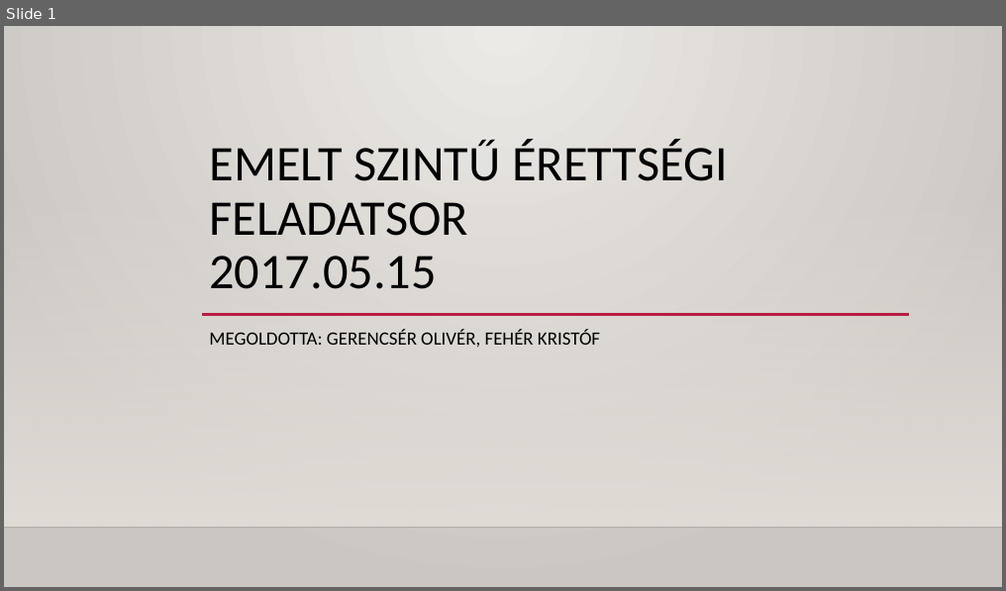
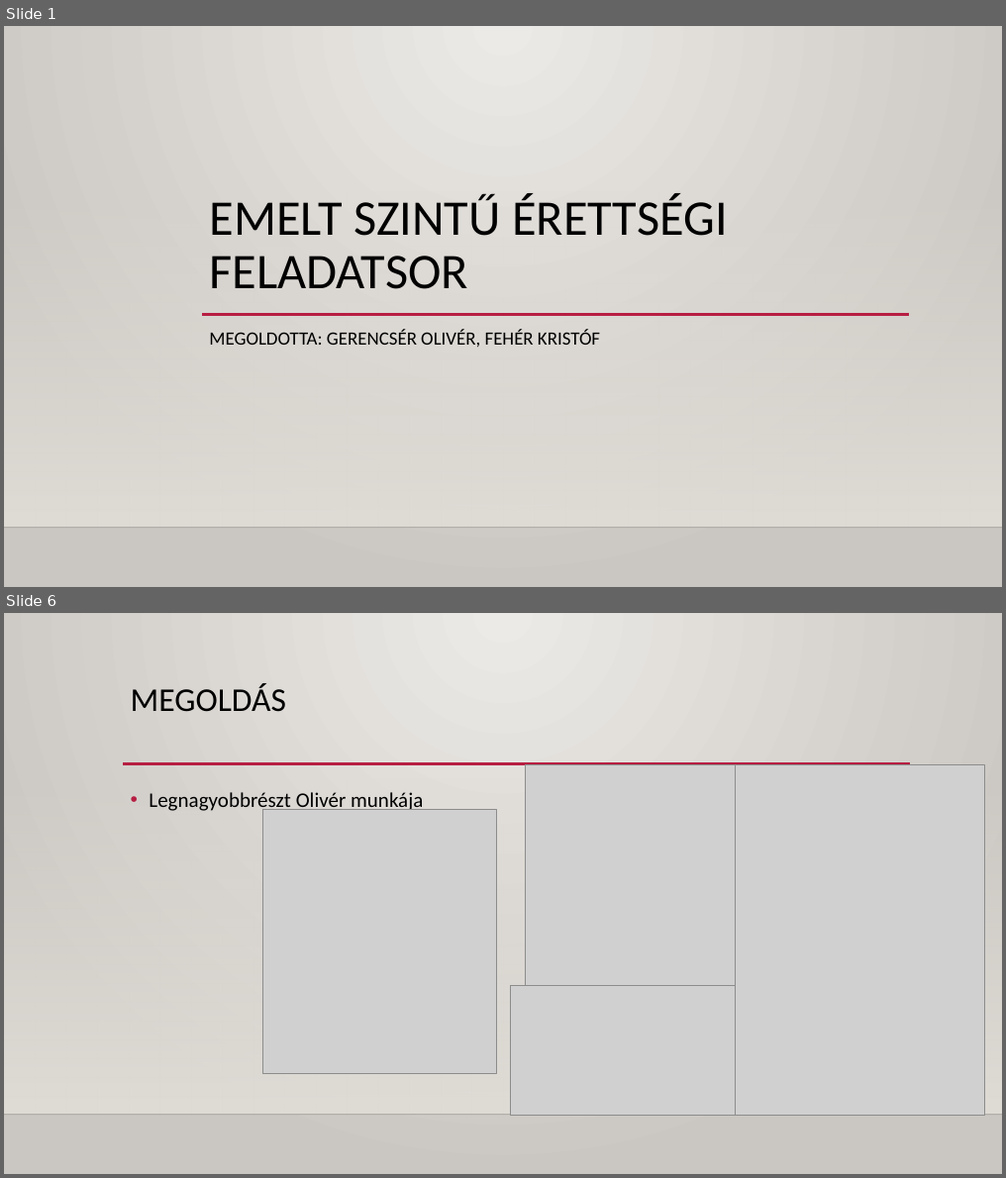
Before and after one commit to GerencserOliver/Proj1-Furdo-10A_D, a slide deck: Proj1-Furdo-10A_D.pptx. Shown one above the other, each under a label of ours: slide 1 before the commit, slides 1 and 6 after it; the slides between them are not shown. The pictures are 1006x591 and 1006x1178 pixels, drawn with LibreOffice and Linux fonts; fonts in the diff are those of the drawing; grey boxes stand for pictures; background and template pictures are left out. Boxes give left, top, right and bottom in pixels: in the first picture for what was removed or moved away, otherwise in the second. Text is boxed around its words. In the diff, an @@ line names an element or a change of style, - is before the commit and + after.

```diff
--- a/Proj1-Furdo-10A_D.pptx
+++ b/Proj1-Furdo-10A_D.pptx
@@ slide 6 added at [4, 613, 1002, 1174], background gradient #ECEAE7 to #CAC7C1; not listed: 2 template elements that a slide beside it also shows @@
@@ title added at [131, 683, 286, 712], 32 pt, text #000000 @@
+MEGOLDÁS
@@ line added from (123, 764) to (910, 764), #B71E42 2.5 pt @@
@@ picture added at [525, 765, 736, 986] @@
@@ picture added at [736, 765, 985, 1116] @@
@@ text added at [149, 792, 423, 813], 20 pt, text #000000 @@
+• Legnagyobbrészt Olivér munkája
@@ picture added at [263, 809, 496, 1073] @@
@@ picture added at [510, 986, 736, 1116] @@
@@ slide 1 changed as well @@
@@ title at [209, 193, 728, 289]: text changed @@
-EMELT SZINTŰ ÉRETTSÉGI FELADATSOR
-2017.05.15
+EMELT SZINTŰ ÉRETTSÉGI FELADATSOR
```
Also in this commit, not shown: 1 other slide changed, 5 other slides added, 5 slides removed.
